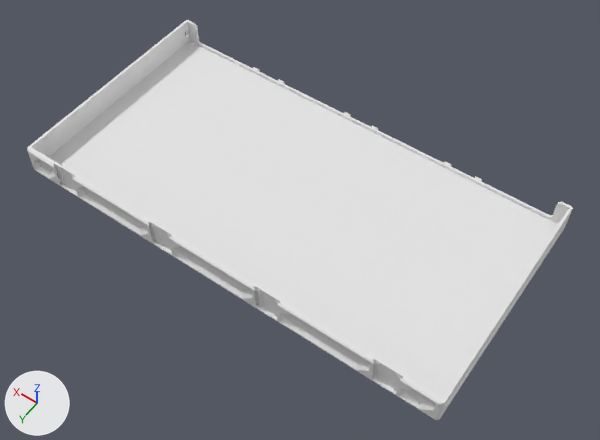
The glTF model parts/185/DecorDrawer_185-4W-05H.lib.glb as it was, and as the next commit left it.
Both versions are drawn from a 50 mm lens placed at (-224.0, 305.0, 457.0), pointed at (-15.0, 12.0, -3.0). Arrows for +X, +Y and +Z are at lower left; the lights stay in place. The older version comes first. Where no turn or scale is listed for an object, it has been applied to the vertices. Vertices at exactly the same position are counted once.

The scene before the commit, as lines of its bpy script (objects in view):
```python
me_decordrawer_185_4w_05h = bpy.data.meshes.new('DecorDrawer_185-4W-05H')
me_decordrawer_185_4w_05h.from_pydata(...)  # 716 vertices, 1416 faces; spans x -170.0..170.0, y -90.0..90.0, z -11.0..11.0
ob_decordrawer_185_4w_05h = bpy.data.objects.new('DecorDrawer_185-4W-05H', me_decordrawer_185_4w_05h)
ob_decordrawer_185_4w_05h.location = (0.0, 0.0, 11.0)
```
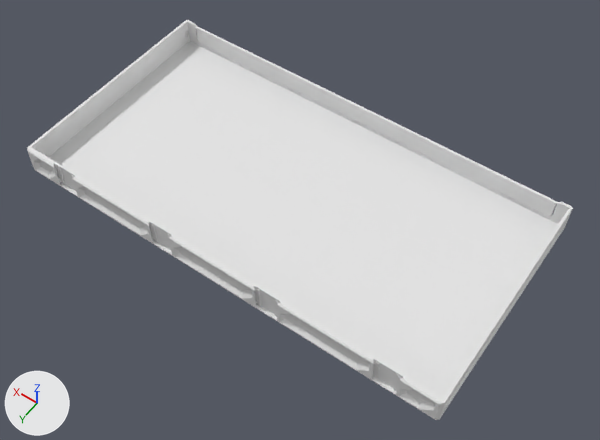
Where the change shows, as pixel boxes (x1, y1, x2, y2) in the pictures (600 x 440 px):
part 1 of me_decordrawer_185_4w_05h, added
    after: (195, 27, 558, 217)

Edits to the bpy script that builds the scene:
```text
Change me_decordrawer_185_4w_05h:
    used by ob_decordrawer_185_4w_05h; location = (0.0, 0.0, 11.0)
    remove me_decordrawer_185_4w_05h.from_pydata(...)  # 716 vertices, 1416 faces; spans x -170.0..170.0, y -90.0..90.0, z -11.0..11.0
    add me_decordrawer_185_4w_05h.from_pydata(...)  # 992 vertices, 1980 faces; spans x -170.0..170.0, y -90.0..90.0, z -11.0..11.0
    me_decordrawer_185_4w_05h part 1: 228 vertices added at x -159.0..159.0, y -87.0..-85.0, z -7.0..9.0
    other edits to the shape of me_decordrawer_185_4w_05h do not show in these pictures
```
